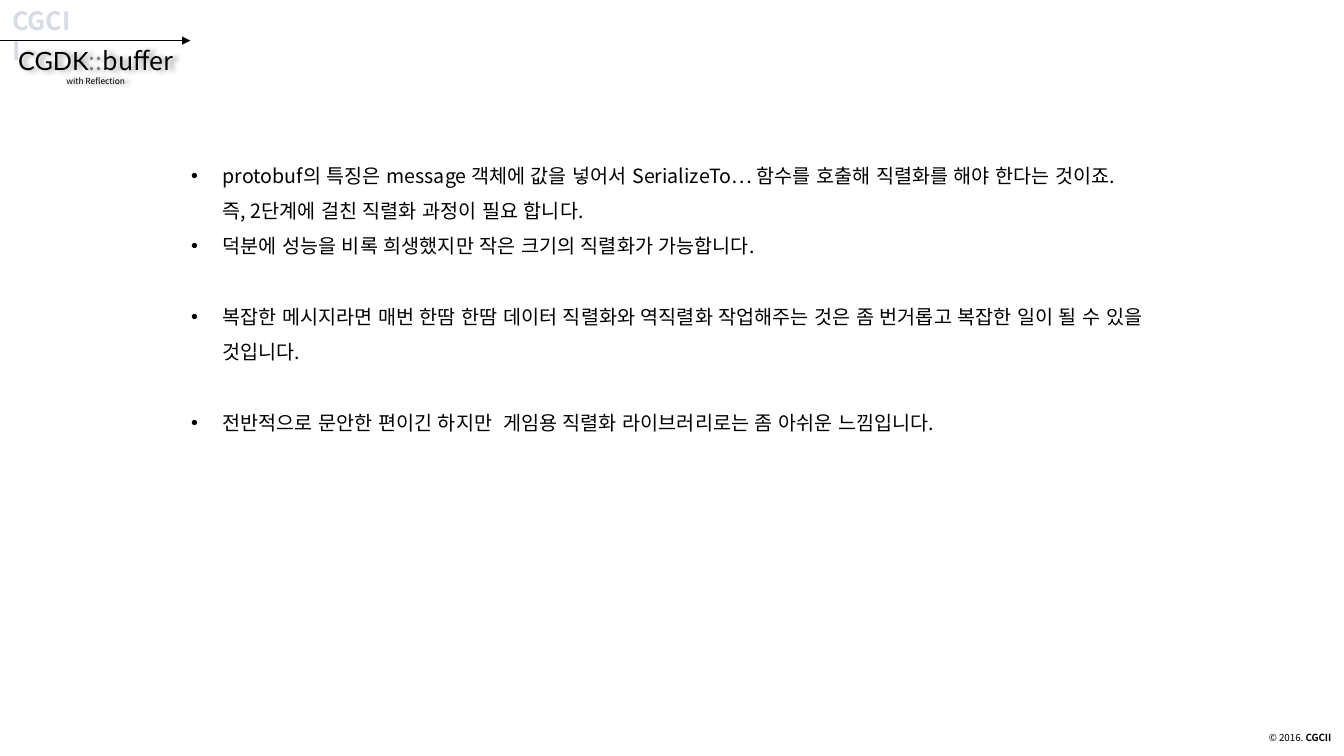
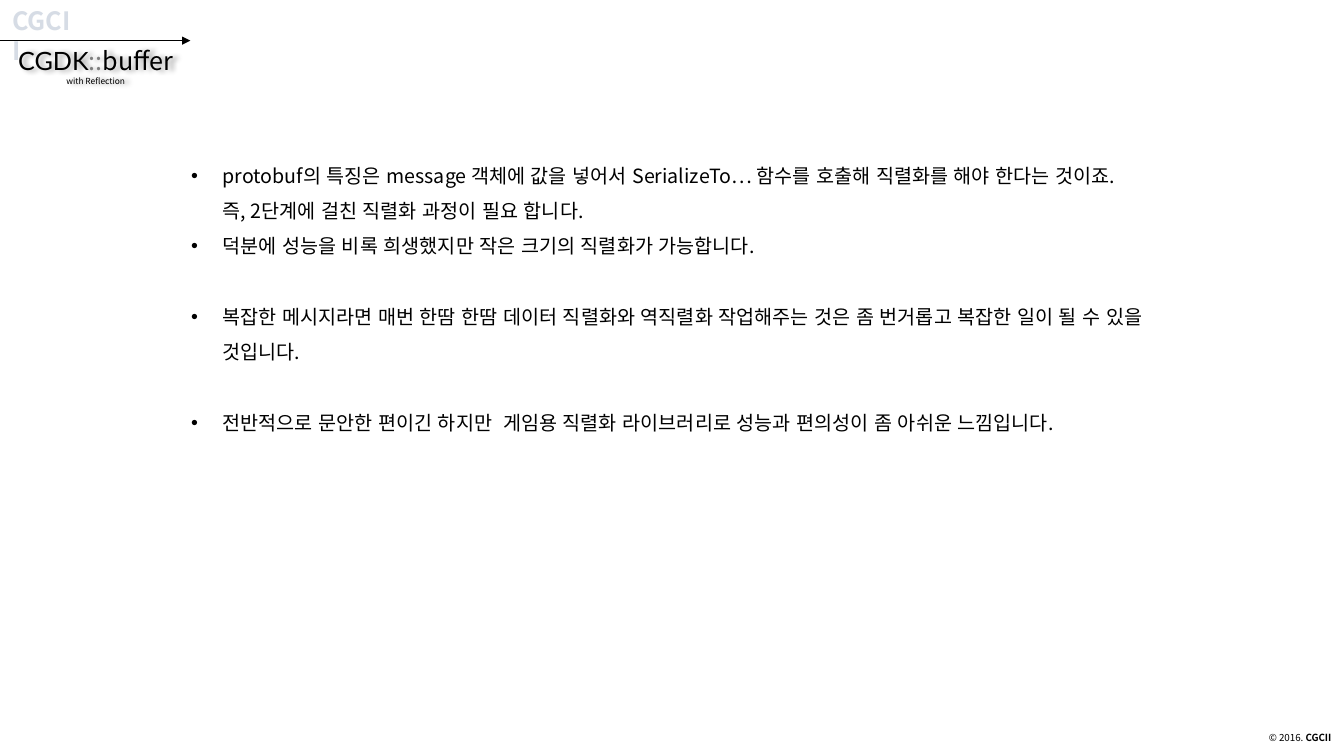
Before and after one commit to CGLabs/CGDK.buffer, a slide deck: slide 68 of C++/document/intruduce_CGDK.buffer.pptx. Drawn at 1344x756 pixels with LibreOffice and Linux fonts; fonts in the diff are those of the drawing. Boxes give left, top, right and bottom in pixels: in the first picture for what was removed or moved away, otherwise in the second. Text is boxed around its words. In the diff, an @@ line names an element or a change of style, - is before the commit and + after.

```diff
--- a/C++/document/intruduce_CGDK.buffer.pptx
+++ b/C++/document/intruduce_CGDK.buffer.pptx
@@ text at [223,413,1054,432]: text changed @@
-• 전반적으로 문안한 편이긴 하지만 게임용 직렬화 라이브러리로는 좀 아쉬운 느낌입니다.
+• 전반적으로 문안한 편이긴 하지만 게임용 직렬화 라이브러리로 성능과 편의성이 좀 아쉬운 느낌입니다.
```
Also in this commit, not shown: 17 other slides changed, 1 other file.
